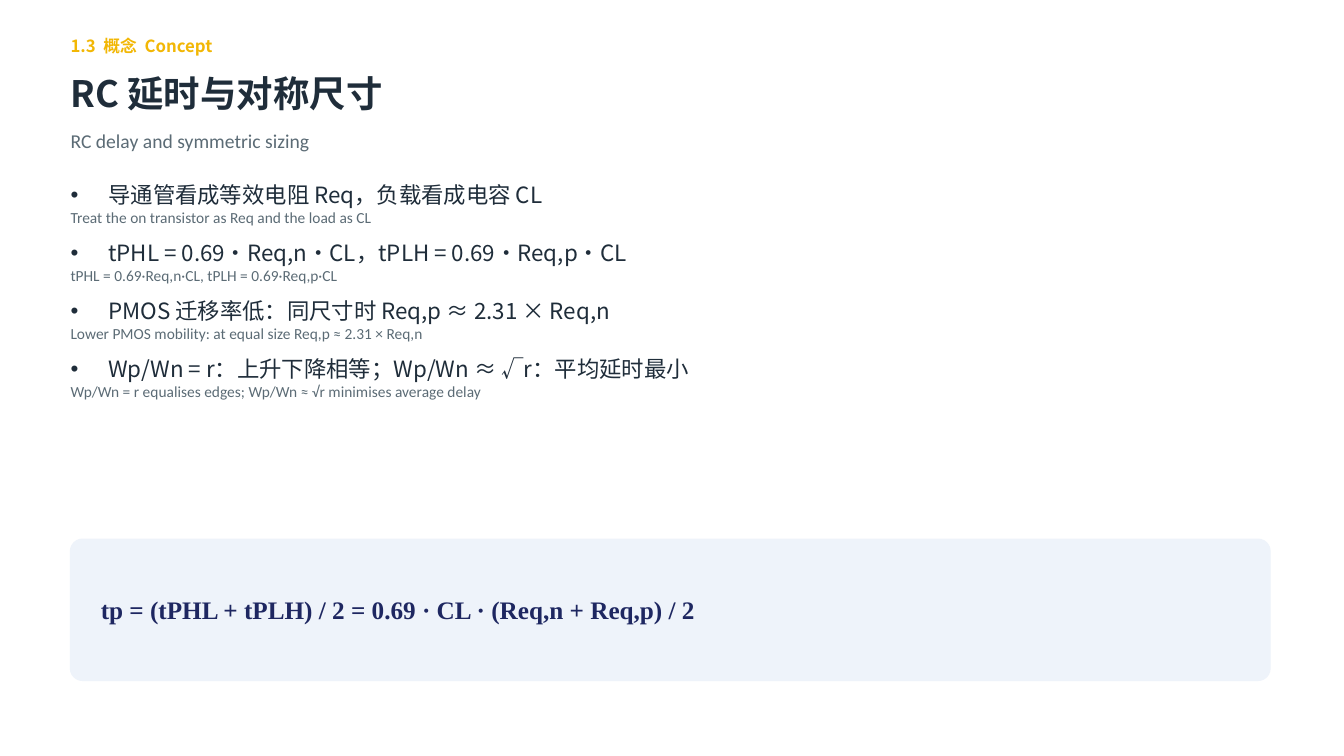
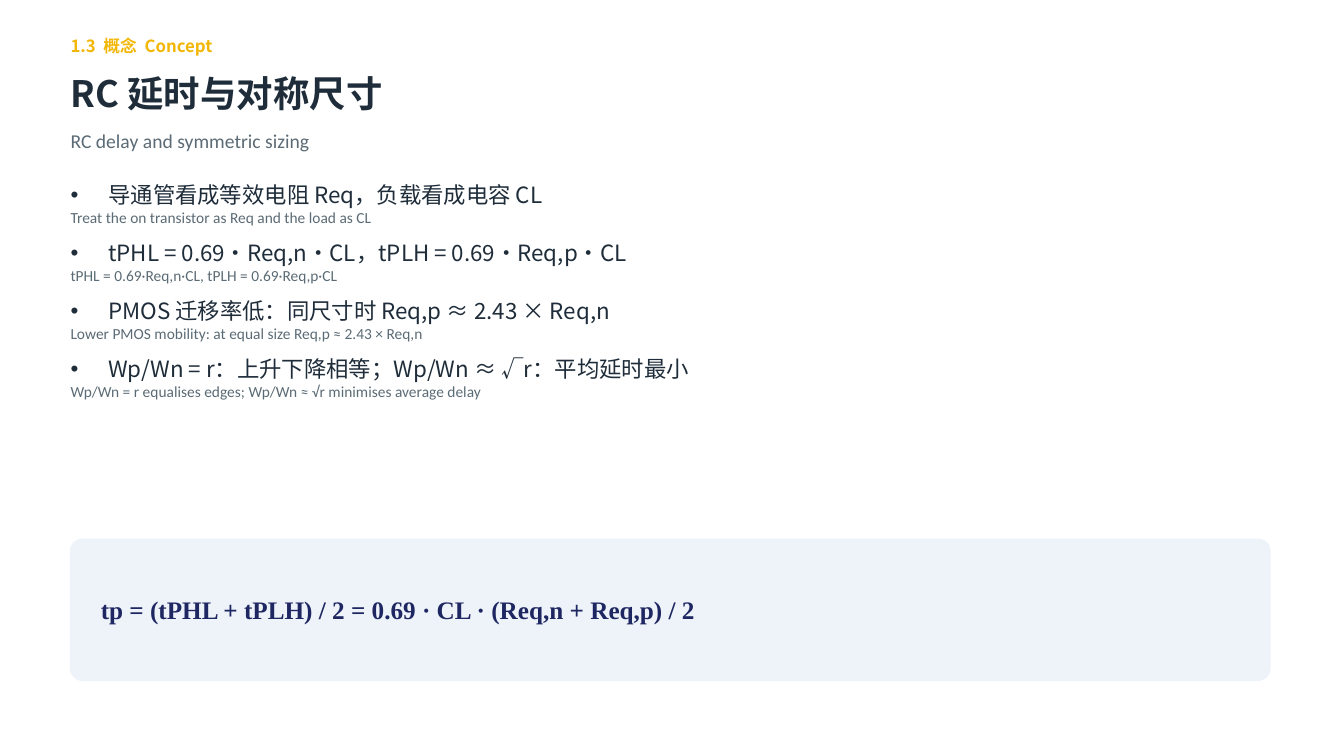
Before and after one commit to eddiezgq/WenQuest, a slide deck: slide 14 of samples/数字集成电路设计/课程资料/第1章 CMOS反相器/第一章课件.pptx. Drawn at 1344x756 pixels with LibreOffice and Linux fonts; fonts in the diff are those of the drawing. Boxes give left, top, right and bottom in pixels: in the first picture for what was removed or moved away, otherwise in the second. Text is boxed around its words. In the diff, an @@ line names an element or a change of style, - is before the commit and + after.

```diff
--- a/samples/数字集成电路设计/课程资料/第1章 CMOS反相器/第一章课件.pptx
+++ b/samples/数字集成电路设计/课程资料/第1章 CMOS反相器/第一章课件.pptx
@@ text at (71,300,610,342): text changed @@
-• PMOS 迁移率低：同尺寸时 Req,p ≈ 2.31 × Req,n
-Lower PMOS mobility: at equal size Req,p ≈ 2.31 × Req,n
+• PMOS 迁移率低：同尺寸时 Req,p ≈ 2.43 × Req,n
+Lower PMOS mobility: at equal size Req,p ≈ 2.43 × Req,n
```
Also in this commit, not shown: 11 other slides changed, 55 other files.
